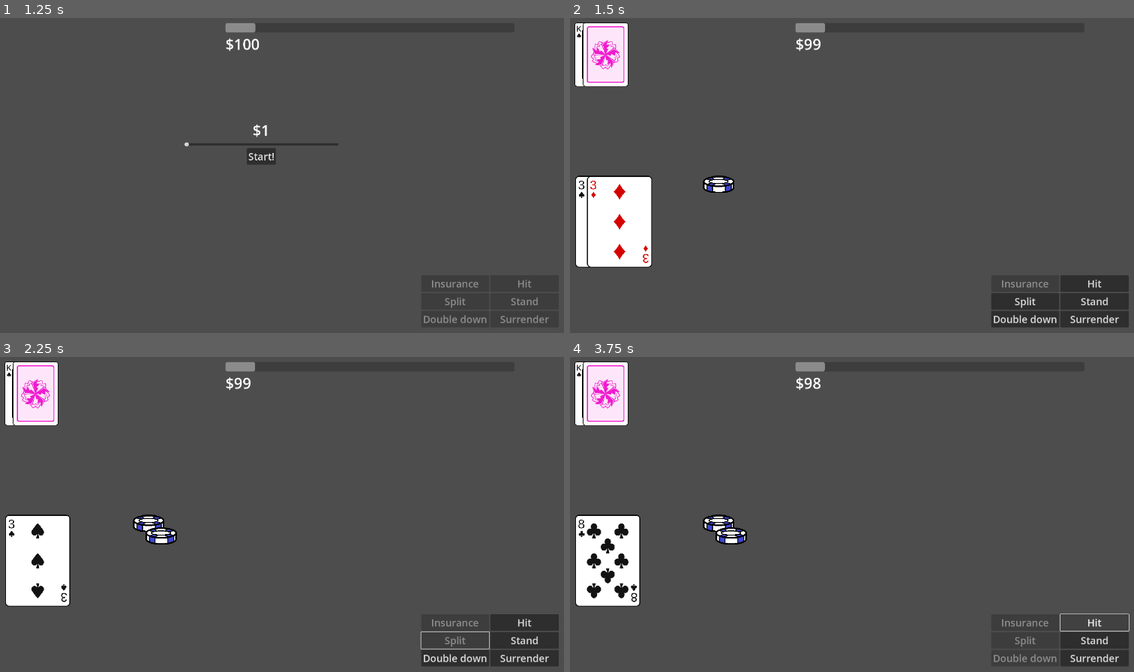
Above: before the commit, frames 1-4 (two rows, left to right).
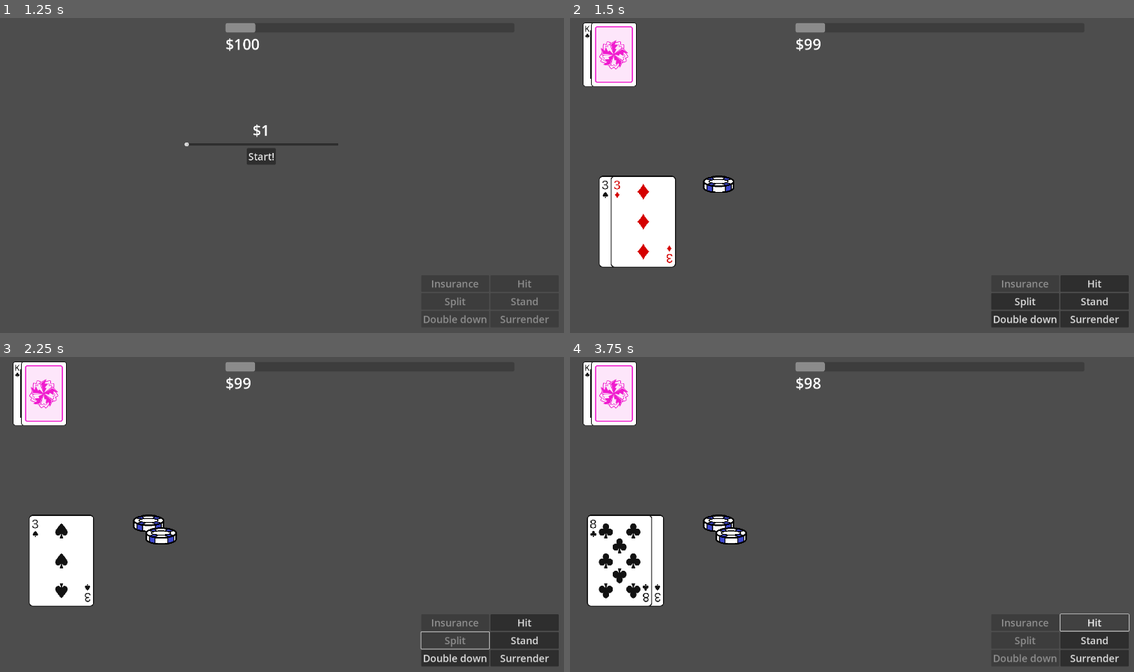
Above: after the commit, the same moments.

Repository: Tofutush/blackjack-with-sky
Game: Godot game, scene res://scenes/Start/Start.tscn
The game is run twice, just before and just after one commit, with the same random seed, the same clock (stepped at 60 frames per second) and the same inputs.
Inputs:
- Up to frame 1 (1.25 s): click "Start" at 0.5 s
- Up to frame 2 (1.5 s): click "Start!" at 1.25 s
- Up to frame 3 (2.25 s): click "Split" at 2 s
- Up to frame 4 (3.75 s): click "Double down" at 2.75 s; click "Hit" at 3.5 s

Frame 1 is identical in both runs. In frame 2, 4.4% of the frame differs, in the area x 0-19%, y 1-80%; in frame 3, 4.3%; in frame 4, 4.4%, in the area x 0-17%, y 1-80%.
Error in both runs: Attempt to call function 'doubleChips' in base 'null instance' on a null instance. (res://scenes/Main/main.gd:156)

Commit message:
sigh i need to fix card positioning

Diff:
--- a/scenes/DeckDisplay/deck_display.gd
+++ b/scenes/DeckDisplay/deck_display.gd
@@ -1,5 +1,8 @@
 extends Control
 class_name DeckDisplay
+
+const OFFSET = 38
+const BEGINNING = 76
 
 var deck: Deck
 
@@ -14,7 +17,8 @@
 	var sprite = preload("res://scenes/CardDisplay/card_display.tscn").instantiate()
 	sprite.card = card
 	# offsets it by 38 * the number of children it has already so it shows the side of the prev card
-	sprite.position = Vector2(38 * get_child_count(), 0)
+	print(get_child_count())
+	sprite.position = Vector2(BEGINNING + OFFSET * (get_child_count() - 1), 0)
 	if back: sprite.showBack()
 	else: sprite.showFront()
 	add_child(sprite)
--- a/scenes/DeckDisplay/deck_display.tscn
+++ b/scenes/DeckDisplay/deck_display.tscn
@@ -12,3 +12,9 @@
 layout_mode = 1
 offset_right = 209.0
 offset_bottom = 294.0
+
+[node name="CardDisplay2" parent="." instance=ExtResource("3_6w2jv")]
+layout_mode = 0
+offset_left = 38.0
+offset_right = 247.0
+offset_bottom = 294.0
